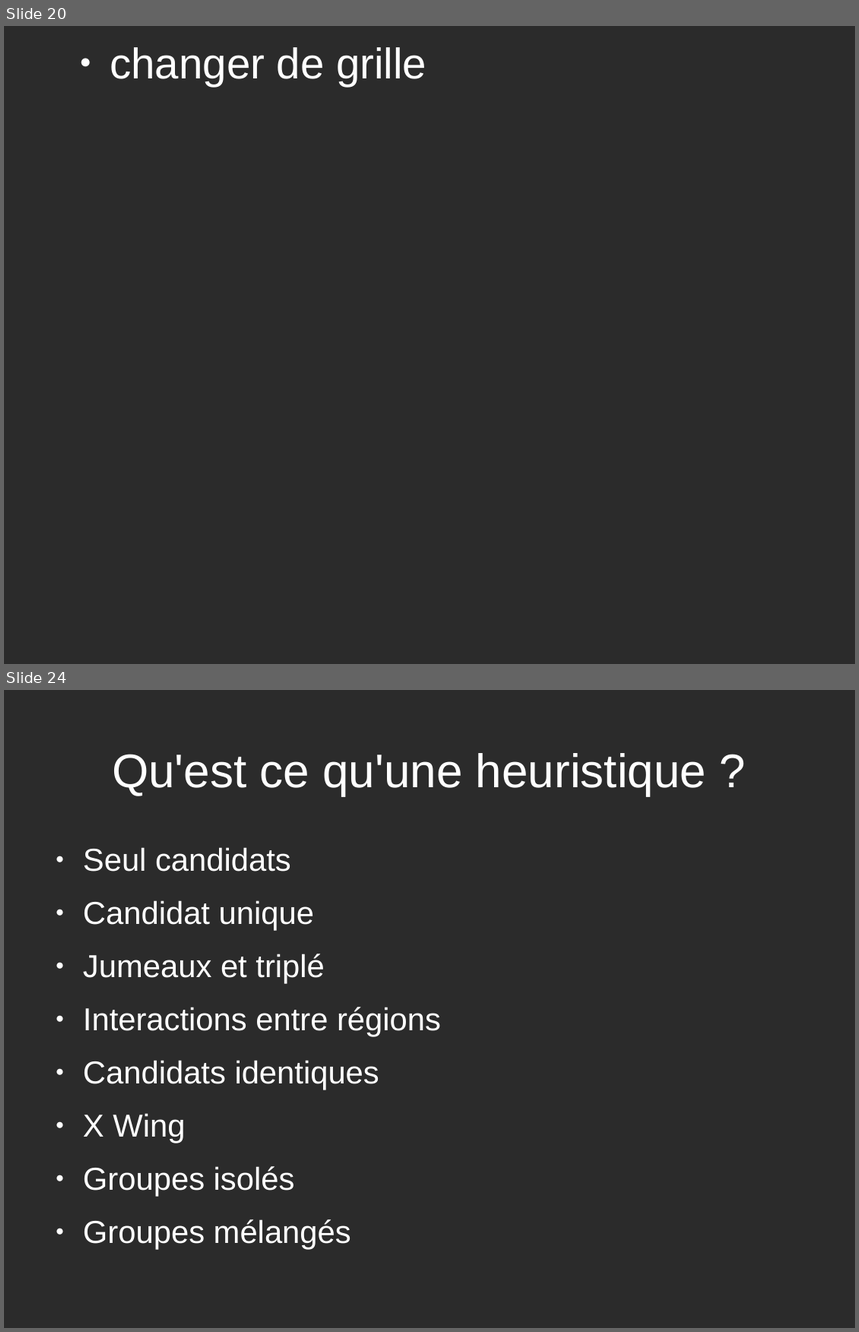
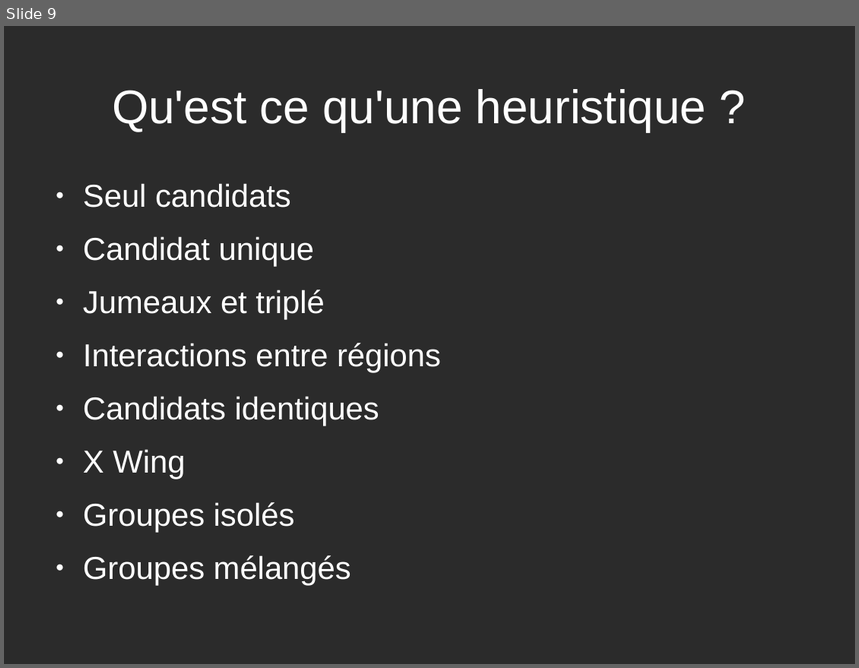
Before and after one commit to yuki1996/Sudoku, a slide deck: rapport/presentation.odp. Shown one above the other, each under a label of ours: slides 20 and 24 before the commit, slide 9 after it; the slides between them are not shown. The pictures are 859x1332 and 859x668 pixels, drawn with LibreOffice and Linux fonts; fonts in the diff are those of the drawing; background and template pictures are left out; a plain dark background stands for a picture behind light text. Boxes give left, top, right and bottom in pixels: in the first picture for what was removed or moved away, otherwise in the second. Text is boxed around its words. In the diff, an @@ line names an element or a change of style, - is before the commit and + after.

```diff
--- a/rapport/presentation.odp
+++ b/rapport/presentation.odp
@@ slide 20 removed at [4,26,855,664], background picture (left out) @@
@@ title removed at [110,47,427,86] @@
-● changer de grille
@@ what was slide 24 is now slide 9 @@
```
Also in this commit, not shown: 3 slides changed, 6 slides added, 19 other slides removed.
